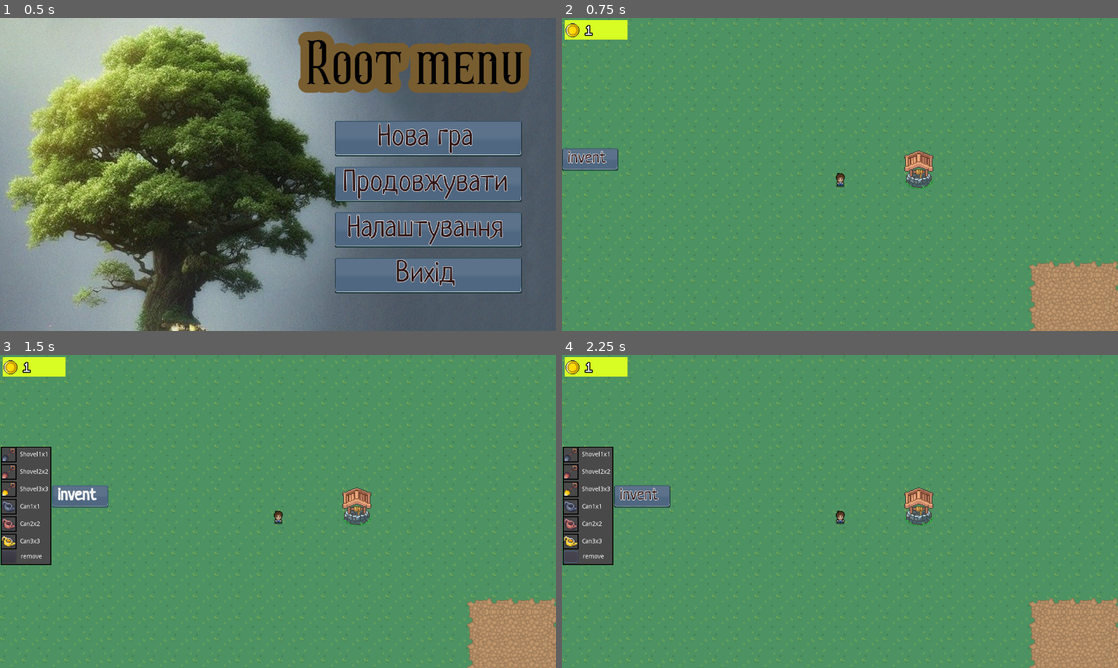
Above: before the commit, frames 1-4 (two rows, left to right).
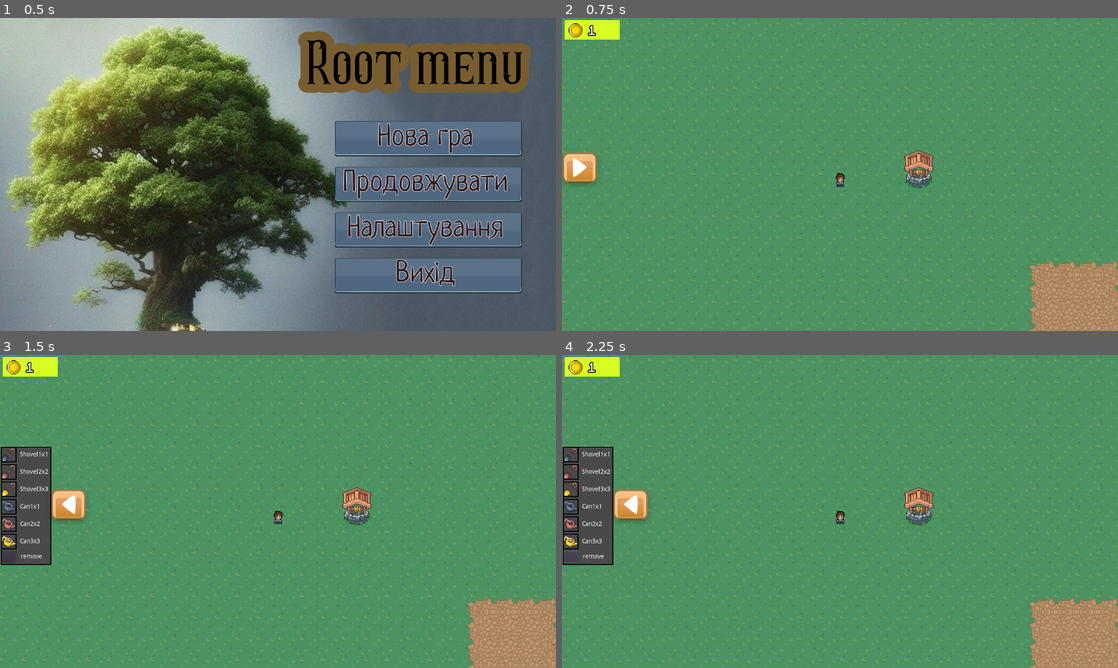
Above: after the commit, the same moments.

Repository: zolkins/RootGame
Game: Godot game, scene res://scenes/main_menu.tscn
Two runs of this game, one before a commit and one after it. Both use one fixed random seed, a clock stepped at 60 frames per second and the inputs below.
Inputs (mouse positions are in pixels of both pictures, inside the frame that each line leads up to; where the layout moved, square brackets give the same spot in the first picture):
- Up to frame 1 (0.5 s): no input
- Up to frame 2 (0.75 s): click "Нова гра" at 0.5 s
- Up to frame 3 (1.5 s): click (16, 505) [27, 495] at 1.25 s
- Up to frame 4 (2.25 s): click "remove" at 2 s

Frame 1 is identical in both runs. In frame 2, 1.2% of the frame differs, in the area x 0-12%, y 0-53%; in frame 3, 1.2%; in frame 4, 1.2%, in the area x 0-20%, y 0-54%.

Commit message:
some changed

Diff:
--- a/Coins.tscn
+++ b/Coins.tscn
@@ -15,18 +15,18 @@
 [node name="ColorRect" type="ColorRect" parent="."]
 margin_left = 6.0
 margin_top = 5.0
-margin_right = 151.0
+margin_right = 133.0
 margin_bottom = 50.0
 color = Color( 0.847059, 0.992157, 0.141176, 1 )
 
 [node name="Coin" type="Sprite" parent="."]
-position = Vector2( 24, 28 )
+position = Vector2( 31, 28 )
 texture = ExtResource( 3 )
 
 [node name="Label" type="Label" parent="."]
-margin_left = 54.0
+margin_left = 61.0
 margin_top = 7.0
-margin_right = 108.0
+margin_right = 115.0
 margin_bottom = 45.0
 custom_fonts/font = SubResource( 1 )
 text = "100"
--- a/Data/ItemData.json
+++ /dev/null
@@ -1,5 +0,0 @@
-{
-	"PotatoSeeds":{
-		"StackSize": 999
-}
-}
--- a/scenes/Hotbar.tscn
+++ b/scenes/Hotbar.tscn
@@ -1,8 +1,8 @@
-[gd_scene load_steps=16 format=2]
+[gd_scene load_steps=14 format=2]
 
 [ext_resource path="res://resources/InventSlot.png" type="Texture" id=1]
 [ext_resource path="res://resources/img/InventSlot.png" type="Texture" id=2]
-[ext_resource path="res://resources/Neucha-Regular.ttf" type="DynamicFontData" id=3]
+[ext_resource path="res://resources/img/Icon37.png" type="Texture" id=3]
 [ext_resource path="res://scripts/Slot.gd" type="Script" id=4]
 [ext_resource path="res://scripts/Hotbar.gd" type="Script" id=5]
 [ext_resource path="res://resources/img/can3.png" type="Texture" id=6]
@@ -11,17 +11,11 @@
 [ext_resource path="res://resources/img/shovel3.png" type="Texture" id=9]
 [ext_resource path="res://resources/img/can2.png" type="Texture" id=10]
 [ext_resource path="res://resources/img/can1.png" type="Texture" id=11]
-[ext_resource path="res://resources/button_bl.tres" type="Theme" id=12]
 [ext_resource path="res://resources/chek_b.tres" type="Theme" id=13]
 
 [sub_resource type="StyleBoxTexture" id=1]
 texture = ExtResource( 1 )
 region_rect = Rect2( 0, 0, 32, 32 )
-
-[sub_resource type="DynamicFont" id=2]
-size = 40
-outline_size = 1
-font_data = ExtResource( 3 )
 
 [node name="Shop" type="Node2D"]
 script = ExtResource( 5 )
@@ -185,13 +179,12 @@
 margin_bottom = 21.0
 text = "remove"
 
-[node name="Slider" type="Button" parent="."]
+[node name="Slider" type="TextureButton" parent="."]
+margin_left = -10.0
 margin_top = 300.0
-margin_right = 129.0
-margin_bottom = 351.28
-theme = ExtResource( 12 )
-custom_fonts/font = SubResource( 2 )
-text = "invent"
+margin_right = 94.0
+margin_bottom = 390.0
+texture_normal = ExtResource( 3 )
 
 [connection signal="pressed" from="Items/Delete" to="." method="_on_Delete_pressed"]
-[connection signal="pressed" from="Slider" to="." method="_on_Button_pressed"]
+[connection signal="pressed" from="Slider" to="." method="_on_Slider_pressed"]
--- a/scripts/Hotbar.gd
+++ b/scripts/Hotbar.gd
@@ -30,17 +30,16 @@
 		holding_item.global_position = get_global_mouse_position()
 
 
-func _on_Button_pressed():
-	$Items.set_visible(!$Items.is_visible())
-	if !$Items.is_visible():
-		$Slider.set_position(Vector2(0, 300))
-		print("1")
-	else:
-		$Slider.set_position(Vector2(120, 300))
-		print("2")
+func _on_Delete_pressed():
+	remove_child(holding_item)
 	pass # Replace with function body.
 
 
-func _on_Delete_pressed():
-	remove_child(holding_item)
-	pass # Replace with function body.
+func _on_Slider_pressed():
+	$Items.set_visible(!$Items.is_visible())
+	if !$Items.is_visible():
+		$Slider.set_position(Vector2(-10, 300))
+		$Slider.set_flip_h(false)
+	else:
+		$Slider.set_position(Vector2(105, 300))
+		$Slider.set_flip_h(true)
Binary file added: resources/img/Icon37.png
